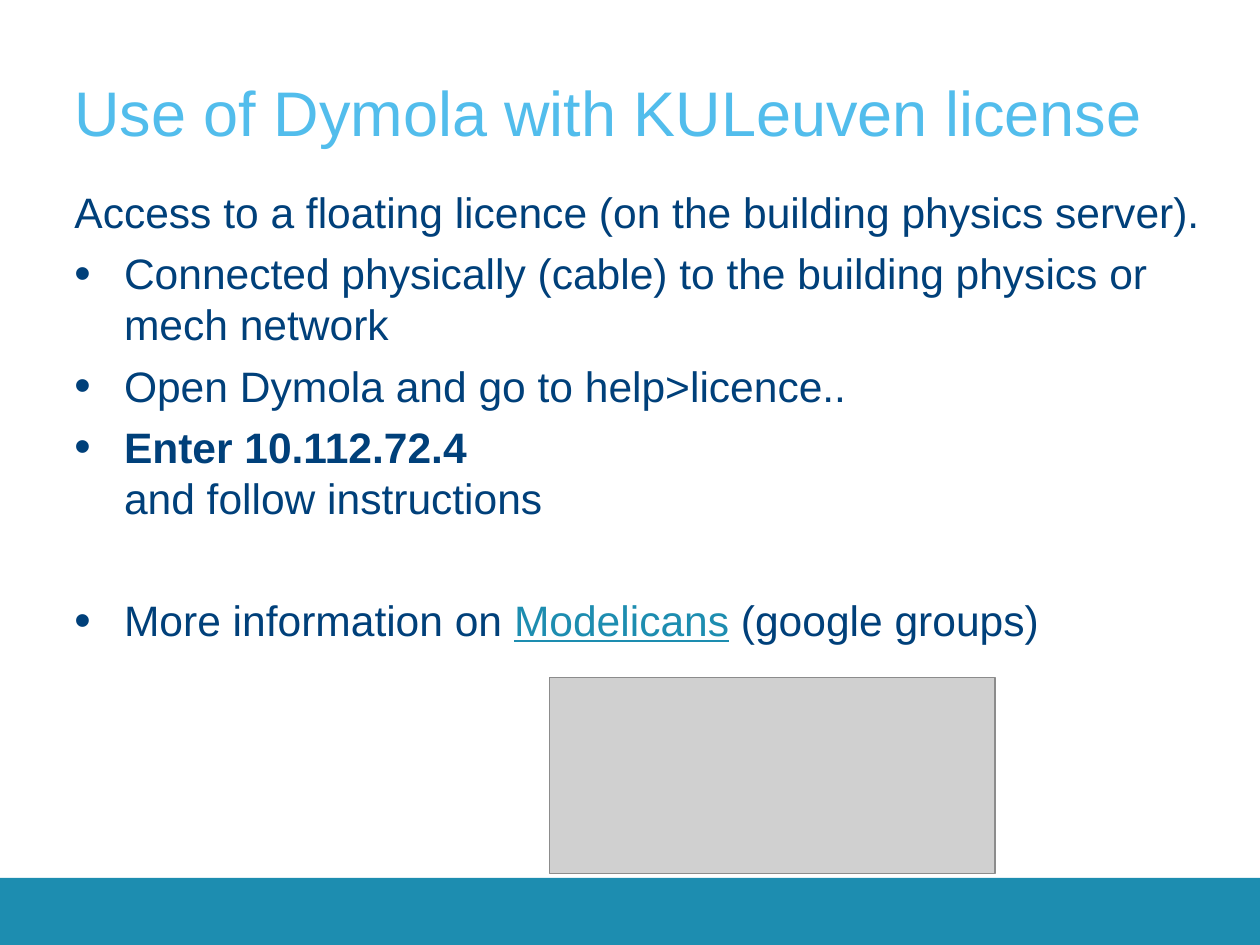
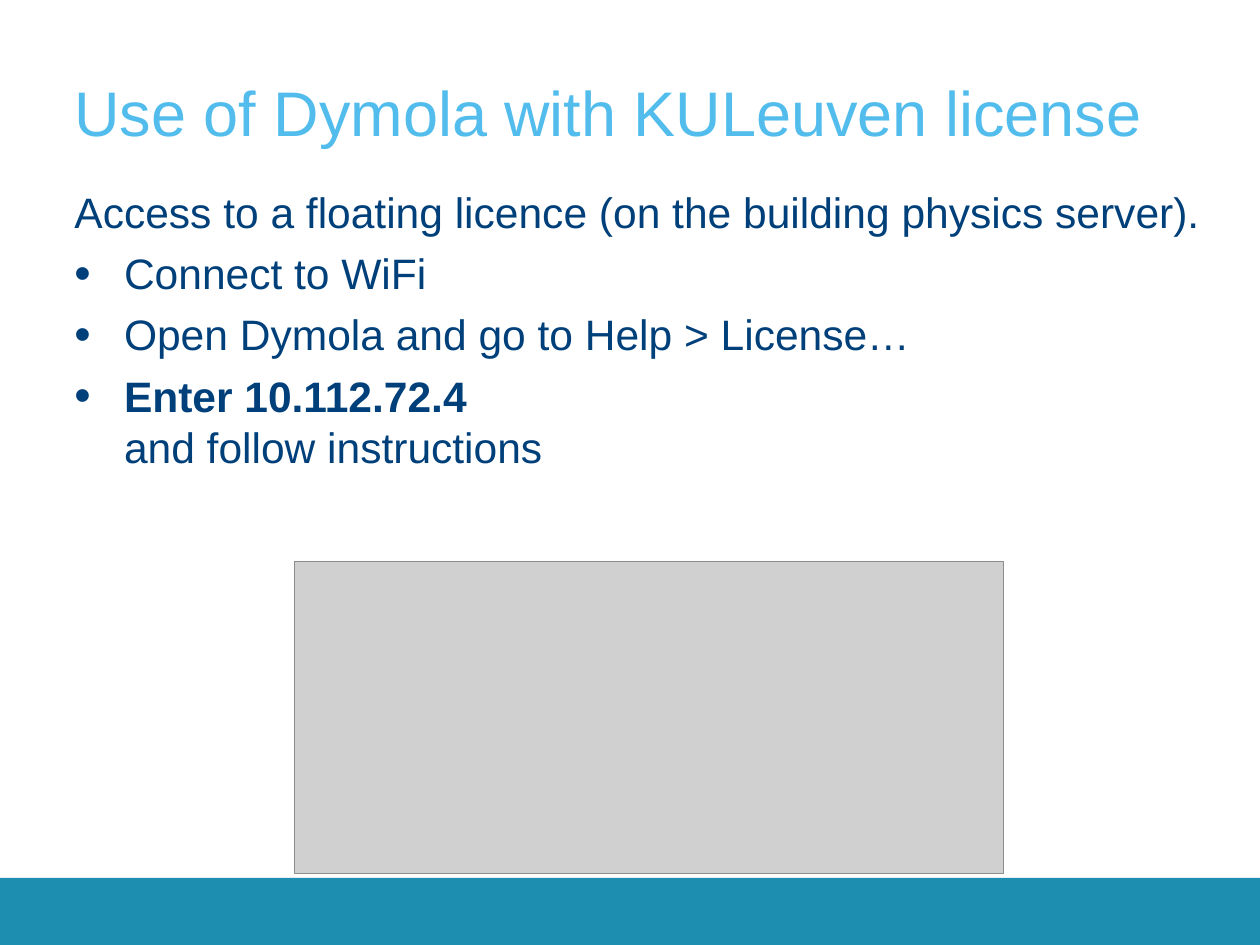
Before and after one commit to aswathnaray/__CrashCourse__, a slide deck: slide 20 of 2017-2018/Presentations/CrashCourse_2016.pptx (slide 19 before the commit). Drawn at 1260x945 pixels with LibreOffice and Linux fonts; fonts in the diff are those of the drawing; grey boxes stand for pictures; background and template pictures are left out. Boxes give left, top, right and bottom in pixels: in the first picture for what was removed or moved away, otherwise in the second. Text is boxed around its words. In the diff, an @@ line names an element or a change of style, - is before the commit and + after.

```diff
--- a/2017-2018/Presentations/CrashCourse_2016.pptx
+++ b/2017-2018/Presentations/CrashCourse_2016.pptx
@@ text at <box>124,258,910,358</box>: text changed @@
-• Connected physically (cable) to the building physics or mech network
-• Open Dymola and go to help>licence..
+• Connect to WiFi
+• Open Dymola and go to Help > License…
@@ picture: place and size @@
-picture at <box>550,678,996,874</box>
+picture at <box>295,561,1004,873</box>
@@ text at <box>124,605,1039,644</box>: paragraph removed @@
-• More information on Modelicans (google groups)
```
Also in this commit, not shown: 14 other slides changed, 14 slides added, 10 slides removed.
